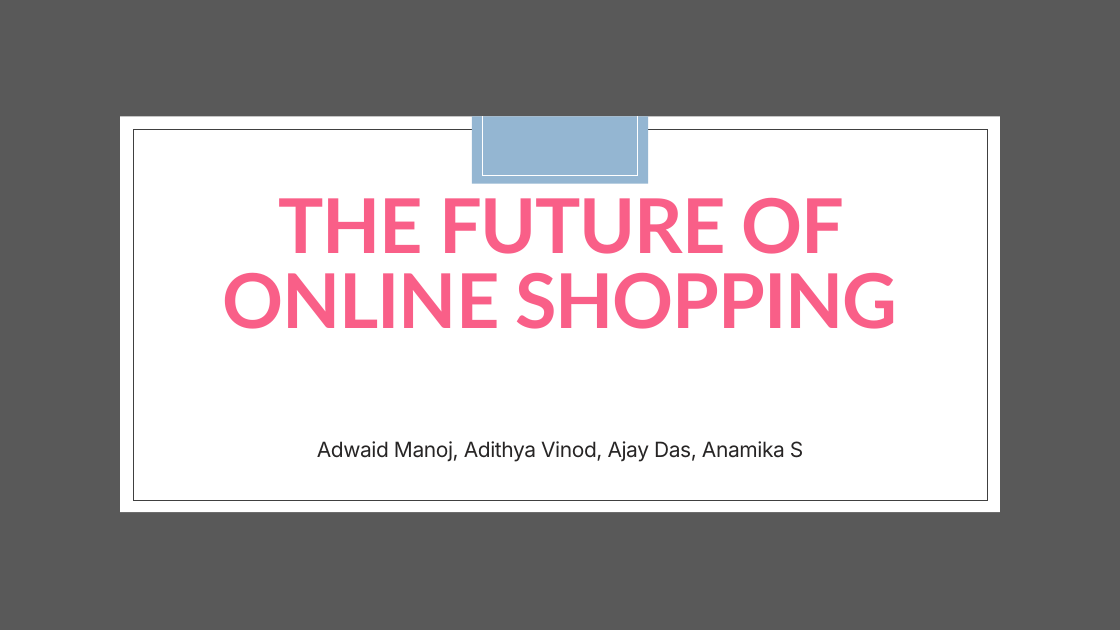
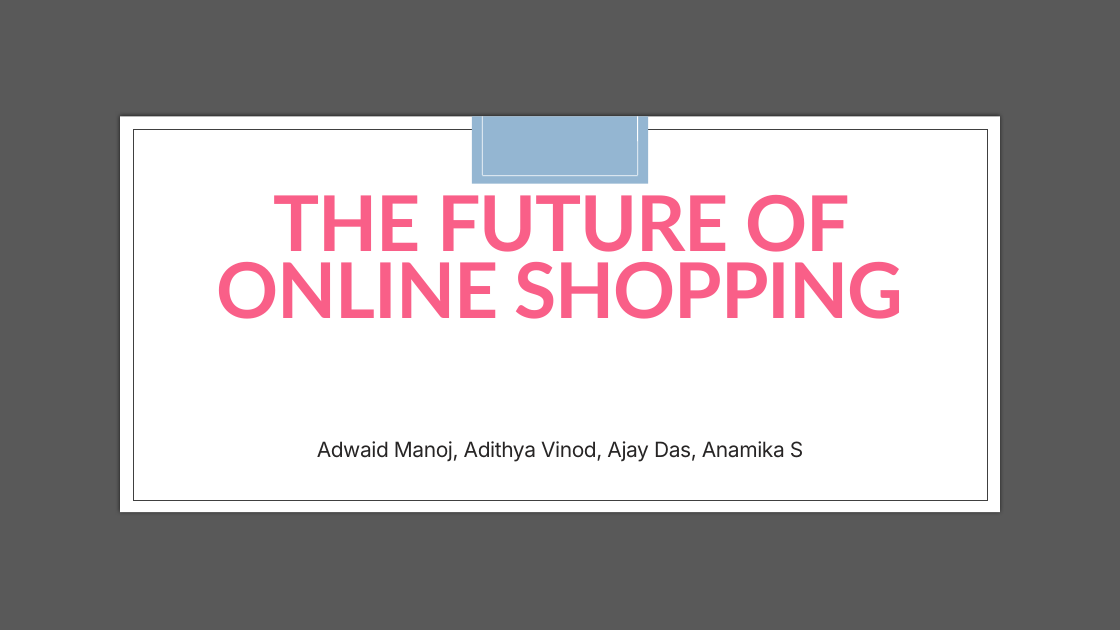
Before and after one commit to ajaykn04/SwiftBuy, a slide deck: slide 1 of The Future of Online Shopping.pptx. Drawn at 1120x630 pixels with LibreOffice and Linux fonts; fonts in the diff are those of the drawing; background and template pictures are left out. Boxes give left, top, right and bottom in pixels: in the first picture for what was removed or moved away, otherwise in the second. Text is boxed around its words. In the diff, an @@ line names an element or a change of style, - is before the commit and + after.

```diff
--- a/The Future of Online Shopping.pptx
+++ b/The Future of Online Shopping.pptx
@@ line (482, 117) - (482, 176): stroke #FFFFFF 0.5 pt to #FFFFFF 0.75 pt @@
@@ line (482, 117) - (482, 173): stroke #FFFFFF 0.5 pt to #FFFFFF 0.75 pt @@
@@ line (638, 117) - (638, 176): stroke #FFFFFF 0.5 pt to #FFFFFF 0.75 pt @@
@@ line (638, 117) - (638, 173): stroke #FFFFFF 0.5 pt to #FFFFFF 0.75 pt @@
@@ rectangle at [133, 129, 987, 500]: outline #404040 0.5 pt to #404040 0.51 pt @@
@@ line (482, 176) - (638, 176): stroke #FFFFFF 0.5 pt to #FFFFFF 0.75 pt @@
@@ text "THE FUTURE OF ONLINE SHOPPING" at [217, 195, 903, 319]: size 64.8 to 65.9 pt; line spacing 0.83 to 0.73 @@
```
Also in this commit, not shown: 14 other slides changed, 4 slides added, 2 slides removed.
